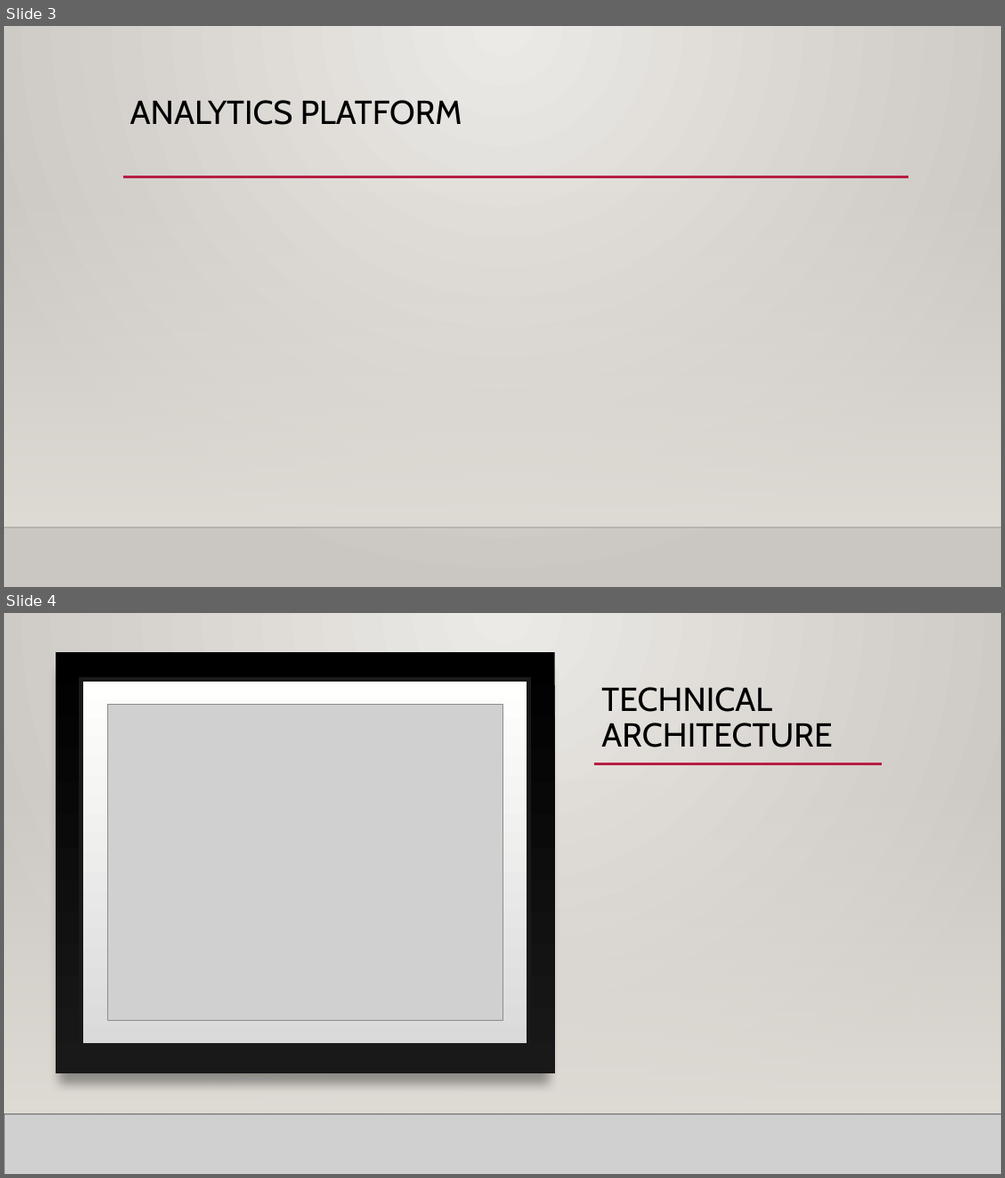
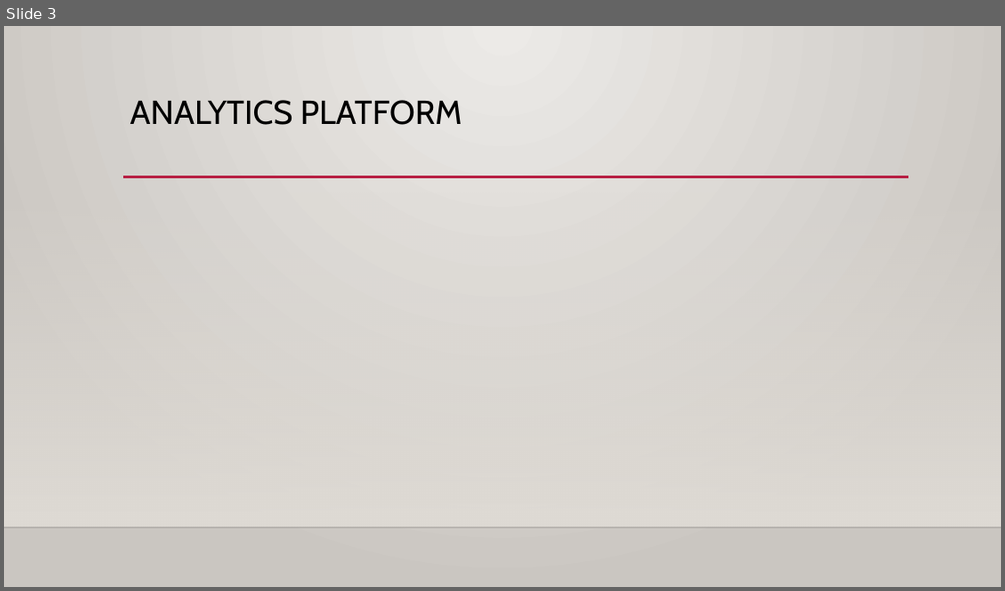
Before and after one commit to Shan-KulK/SENG3011_Y_2, a slide deck: Reports/SENG3011 D3.pptx. Shown one above the other, each under a label of ours: slides 3 and 4 before the commit, slide 3 after it. The pictures are 1005x1178 and 1005x591 pixels, drawn with LibreOffice and Linux fonts; fonts in the diff are those of the drawing; grey boxes stand for pictures; background and template pictures are left out. Boxes give left, top, right and bottom in pixels: in the first picture for what was removed or moved away, otherwise in the second. Text is boxed around its words. In the diff, an @@ line names an element or a change of style, - is before the commit and + after.

```diff
--- a/Reports/SENG3011 D3.pptx
+++ b/Reports/SENG3011 D3.pptx
@@ slide 4 removed at (4, 613, 1001, 1174), background gradient #ECEAE7 to #CAC7C1; not listed: 3 template elements that a slide beside it also shows @@
@@ rectangle removed at (4, 613, 1001, 1174) @@
@@ rectangle removed at (56, 653, 555, 1074) @@
@@ rectangle removed at (81, 680, 528, 1045) @@
@@ title removed at (601, 687, 832, 747) @@
-TECHNICAL ARCHITECTURE
@@ picture removed at (108, 705, 502, 1021) @@
@@ line removed from (594, 764) to (882, 764) @@
@@ rectangle removed at (4, 779, 1001, 1114) @@
@@ picture removed at (4, 1114, 1001, 1174) @@
@@ line removed from (4, 1114) to (1001, 1114) @@
```
Also in this commit, not shown: 1 slide added.
